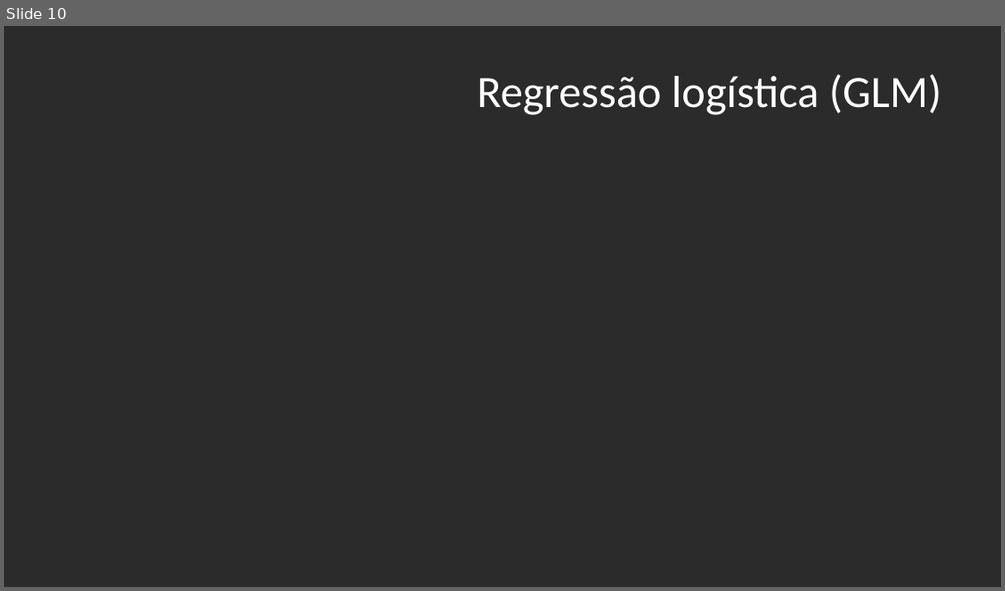
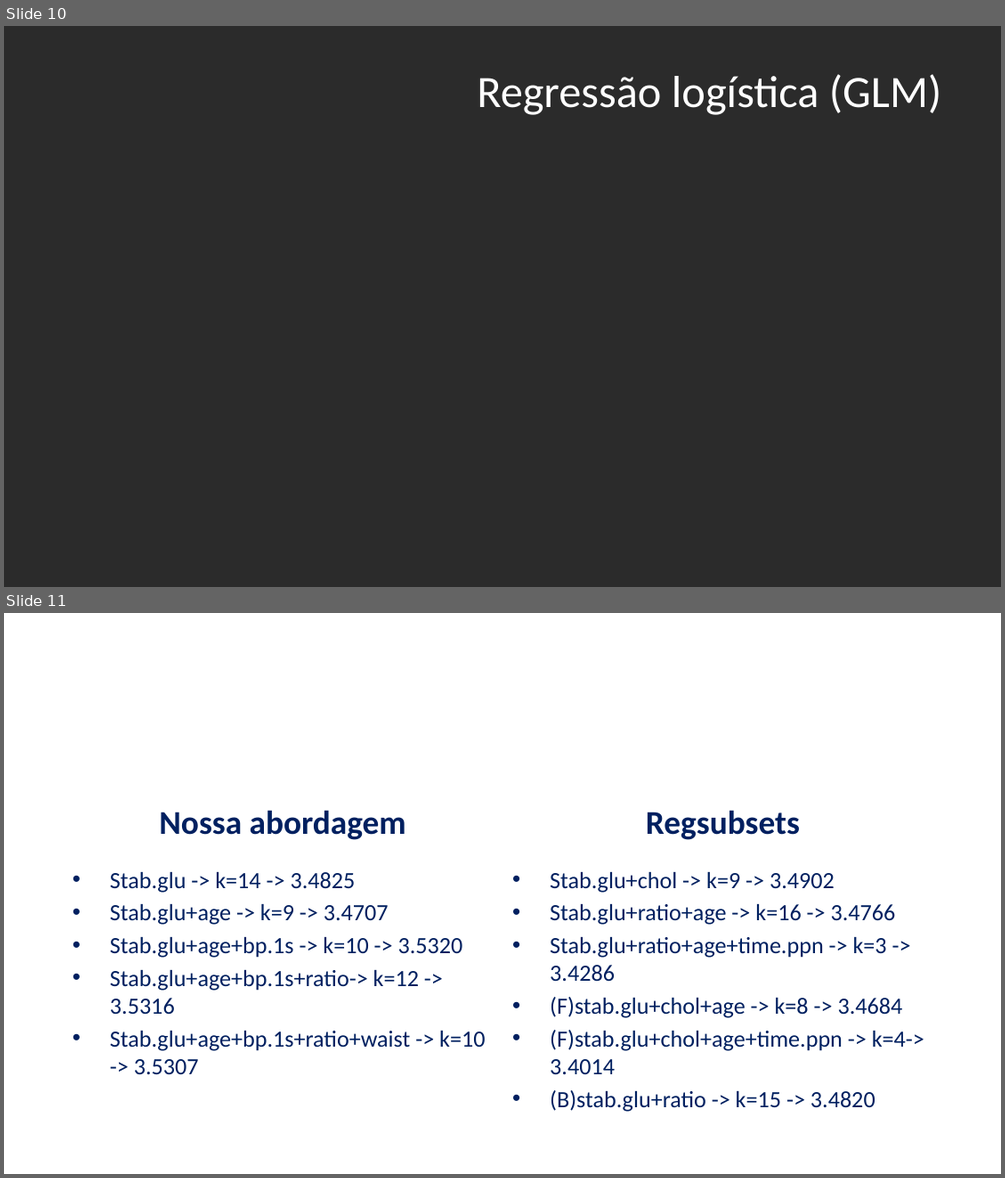
Before and after one commit to josepferreira/aa1-cd, a slide deck: apresentacao.pptx. Shown one above the other, each under a label of ours: slide 10 before the commit, slides 10 and 11 after it. The pictures are 1005x591 and 1005x1178 pixels, drawn with LibreOffice and Linux fonts; fonts in the diff are those of the drawing; background and template pictures are left out; a plain dark background stands for a picture behind light text. Boxes give left, top, right and bottom in pixels: in the first picture for what was removed or moved away, otherwise in the second. Text is boxed around its words. In the diff, an @@ line names an element or a change of style, - is before the commit and + after.

```diff
--- a/apresentacao.pptx
+++ b/apresentacao.pptx
@@ slide 11 added at box(4, 613, 1001, 1174), background picture (left out) @@
@@ title added at box(53, 644, 952, 711), 32.4 pt, text #FFFFFF @@
+KNN
@@ text added at box(159, 810, 406, 840), 24 pt, text #002060, bold @@
+Nossa abordagem
@@ text added at box(646, 810, 800, 840), 24 pt, text #002060, bold @@
+Regsubsets
@@ text added at box(110, 872, 485, 1074), 16.8 pt, text #002060 @@
+• Stab.glu -> k=14 -> 3.4825
+• Stab.glu+age -> k=9 -> 3.4707
+• Stab.glu+age+bp.1s -> k=10 -> 3.5320
+• Stab.glu+age+bp.1s+ratio-> k=12 -> 3.5316
+• Stab.glu+age+bp.1s+ratio+waist -> k=10 -> 3.5307
@@ text added at box(550, 872, 924, 1111), 16.8 pt, text #002060 @@
+• Stab.glu+chol -> k=9 -> 3.4902
+• Stab.glu+ratio+age -> k=16 -> 3.4766
+• Stab.glu+ratio+age+time.ppn -> k=3 -> 3.4286
+• (F)stab.glu+chol+age -> k=8 -> 3.4684
+• (F)stab.glu+chol+age+time.ppn -> k=4-> 3.4014
+• (B)stab.glu+ratio -> k=15 -> 3.4820
```
Also in this commit, not shown: 2 slides changed, 1 slide removed.
